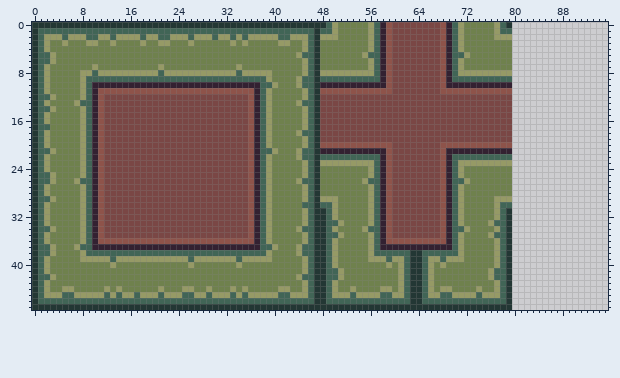
One commit to this sprite sheet: assets/image/gamemap/tiles/kepler/grass.png. Above is the file before it was changed.
The file is 96x48 pixels.
After the commit:
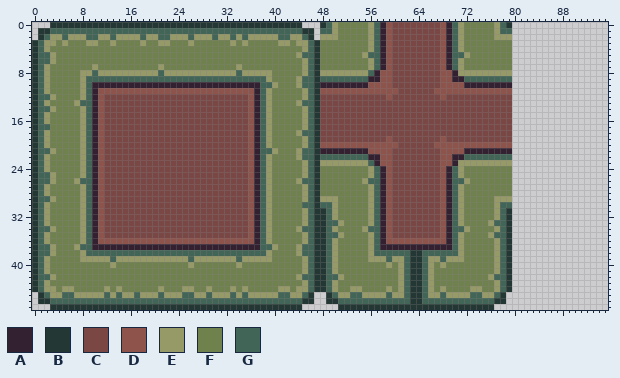
Palette (. is transparent): A #332131  B #233734  C #7a4745  D #8e534a  E #969a66  F #6f814d  G #416556
Diff:
@@ x 0..49 @@
- 0 BBBBBBBBBBBBBBBBBBBBBBBBBBBBBBBBBBBBBBBBBBBBBBBBBG
- 1 BGGGGGGGGGGGGGGGGGGGGGGGGGGGGGGGGGGGGGGGGGGGGGGBGG
- 2 BGEEEGEEEGGEEGEEEEGEEGGEEEGEEEGEEGEGEEEEEGGEEEGBEE
- 3 BGEFFEFFFEEFFEFFFFEFFEEFFFEFFFFFFEFEFFFFFEEFFEGBFF
+ 0 ...BBBBBBBBBBBBBBBBBBBBBBBBBBBBBBBBBBBBBBBBBB...BG
+ 1 .BBGGGGGGGGGGGGGGGGGGGGGGGGGGGGGGGGGGGGGGGGGGBB.GG
+ 2 .BGEEGEEEGGEEGEEEEGEEGGEEEGEEEGEEGEGEEEEEGGEEGB.EE
+ 3 BGEEFEFFFEEFFEFFFFEFFEEFFFEFFFFFFEFEFFFFFEEFEEGBFF
  4 BGEFFFFFFFFFFFFFFFFFFFFFFFFFFFFFFFFFFFFFFFFFFEGBFF
@@ x 54..73 @@
  7 FFEGADCCCCCCCCDAGEFF
- 8 EEEGADCCCCCCCCDAGEEE
- 9 GGGGADCCCCCCCCDAGGGG
-10 AAAAADCCCCCCCCDAAAAA
-11 DDDDDDCCCCCCCCDDDDDD
-12 CCCCCCCCCCCCCCCCCCCC
+ 8 EEGADDCCCCCCCCDDAEEE
+ 9 GGAADDCCCCCCCCDDAAGG
+10 AADDDDCCCCCCCCDDDDAA
+11 DDDDDDDCCCCCCDDDDDDD
+12 CCCCCDCCCCCCCCDCCCCC
 13 CCCCCCCCCCCCCCCCCCCC
@@ x 54..73 @@
 18 CCCCCCCCCCCCCCCCCCCC
-19 CCCCCCCCCCCCCCCCCCCC
-20 DDDDDDCCCCCCCCDDDDDD
-21 AAAAADCCCCCCCCDAAAAA
-22 GGGGADCCCCCCCCDAGGGG
-23 EEEGADCCCCCCCCDAGEEE
+19 CCCCCDCCCCCCCCDCCCCC
+20 DDDDDDDCCCCCCDDDDDDD
+21 AADDDDCCCCCCCCDDDDAA
+22 GGAADDCCCCCCCCDDAAGG
+23 EEGADDCCCCCCCCDDAEEE
 24 FFEGADCCCCCCCCDAGEFF
@@ x 0..95 @@
 40 BGEFFFFFFFFFFEFFFFFFFFFFFFEFFFFFFFEFFFFFFFFFFEGBBGEFFFFFFFFEFEGBBGEFEFFFFFFFFEGB................
-41 BGEFFFFFFFFFFFFFFFFFFFFFFFFFFFFFFFFFFFFFFFFFFEGBBGGEFFFFFFFFFEGBBGEFFFFFFFFFEGGB................
+41 BGEFFFFFFFFFFFFFFFFFFFFFFFFFFFFFFFFFFFFFFFFFFEGBBGEFFFFFFFFFFEGBBGEFFFFFFFFFFEGB................
 42 BGGEFFFFFFFFFFFFFFFFFFFFFFFFFFFFFFFFFFFFFFFFEGGBBGGEFFFFFFFFFEGBBGEFFFFFFFFFEGGB................
 43 BGEFFFFFFFFFFFFFFFFFFFFFFFFFFFFFFFFFFFFFFFFFFEGBBGEFFFFFFFFFFEGBBGEFFFFFFFFFFEGB................
-44 BGEFFEEFFFFFEFEFFFFFFEFFFEEFFEFFFEFEFFFFFEEFFEGBBGEFFEFFFFEEFEGBBGEFEEFFFFEFFEGB................
-45 BGEEEGGEEEEEGEGEEGEEEGEEEGGEEGEEEGEGEEEEEGGEEEGBBGEEEGEEEEGGEEGBBGEEGGEEEEGEEEGB................
-46 BGGGGGGGGGGGGGGGGGGGGGGGGGGGGGGGGGGGGGGGGGGGGGGBBGGGGGGGGGGGGGGBBGGGGGGGGGGGGGGB................
-47 BBBBBBBBBBBBBBBBBBBBBBBBBBBBBBBBBBBBBBBBBBBBBBBBBBBBBBBBBBBBBBBBBBBBBBBBBBBBBBBB................
+44 BGEEFEEFFFFFEFEFFFFFFEFFFEEFFEFFFEFEFFFFFEEFEEGBBGEFFEEFFFFEFEGBBGEFEFFFFEEFFEGB................
+45 .BGEEGGEEEEEGEGEEGEEEGEEEGGEEGEEEGEGEEEEEGGEEGB..BGEEGGEEEEGEEGBBGEEGEEEEGGEEGB.................
+46 .BBGGGGGGGGGGGGGGGGGGGGGGGGGGGGGGGGGGGGGGGGGGBB..BBGGGGGGGGGGGGBBGGGGGGGGGGGGBB.................
+47 ...BBBBBBBBBBBBBBBBBBBBBBBBBBBBBBBBBBBBBBBBBB......BBBBBBBBBBBBBBBBBBBBBBBBBB...................
